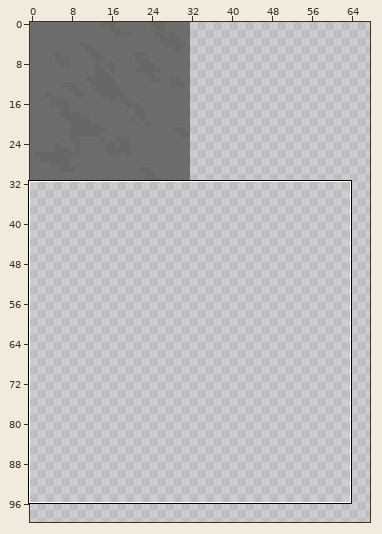
Two states of a sprite sheet, main/prop/tileset/factory/factory.png. Above, an overview of the earlier version with the close-up marked.
Close-up. The starting point:
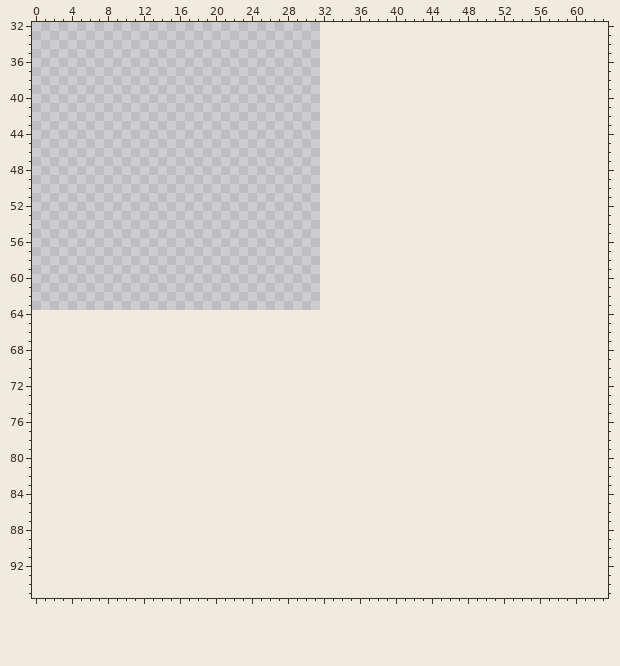
The file is 32x64 pixels. Colours within 5 levels of each other are drawn and written as one. Shown: x 0..63, y 32..95. The old version is drawn lined up with the new one, on the new canvas. The wide view leaves out empty margins.
The result:
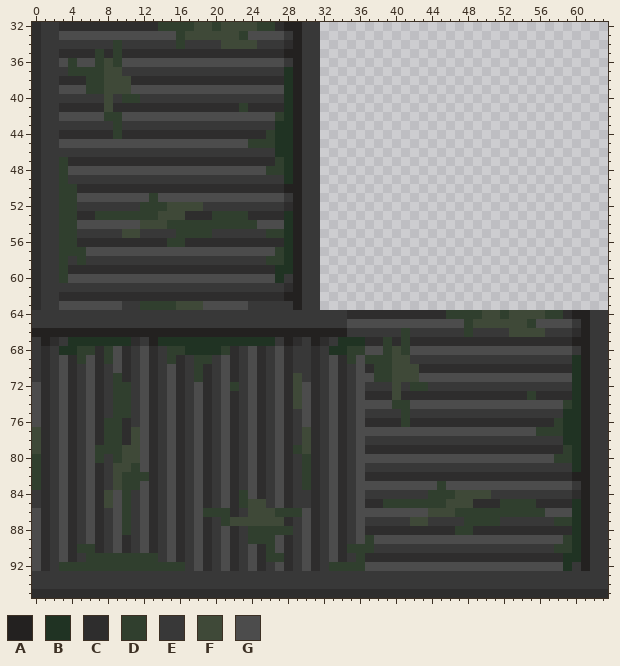
Palette (. is transparent): A #232120  B #203323  C #2e2d2d  D #303f2e  E #383838  F #3f4938  G #4c4c4c
What changed:
canvas 32x64 -> 128x128
y 32: x 0..31 ................................ -> CEECCCCCCCCCCCDDDDFFDFFFFDDCAAEE
y 33: x 0..31 ................................ -> CEEGGGGGGGGGGGGGDFFFFFFDGGGGEAEE
y 34: x 0..31 ................................ -> CEEEEEEEEDEEEEEEDEEEEFFFFEEECAEE
y 35: x 0..31 ................................ -> CEECCCCDCDCCCCCCCCCCCCCCCCCCAAEE
y 36: x 0..31 ................................ -> CEEGDGGDFDGGGGGGGGGGGGGGGGGGEAEE
y 37: x 0..31 ................................ -> CEEEDDDDFFEEEEEEEEEEEEEEEEEEBAEE
y 38: x 0..31 ................................ -> CEECCCDDFFFCCCCCCCCCCCCCCCCCBAEE
y 39: x 0..31 ................................ -> CEEGGGDDFFFGGGGGGGGGGGGGGGGGBAEE
y 40: x 0..31 ................................ -> CEEEEEEEFEDDEEEEEEEEEEEEEEEEBAEE
y 41: x 0..31 ................................ -> CEECCCCCFCCCCCCCCCCCCCCDCCCCBAEE
y 42: x 0..31 ................................ -> CEEGGGGGDDGGGGGGGGGGGGGGGGGDBAEE
y 43: x 0..31 ................................ -> CEEEEEEEEDEEEEEEEEEEEEEEEEEBBAEE
y 44: x 0..31 ................................ -> CEECCCCCCDCCCCCCCCCCCCCCCCDBBAEE
y 45: x 0..31 ................................ -> CEEGGGGGGGGGGGGGGGGGGGGGDDDBBAEE
y 46: x 0..31 ................................ -> CEEEEEEEEEEEEEEEEEEEEEEEEEEBBAEE
y 47: x 0..31 ................................ -> CEEDCCCCCCCCCCCCCCCCCCCCCCCDBAEE
y 48: x 0..31 ................................ -> CEEDGGGGGGGGGGGGGGGGGGGGGGDDBAEE
y 49: x 0..31 ................................ -> CEEDEEEEEEEEEEEEEEEEEEEEEEEEBAEE
y 50: x 0..31 ................................ -> CEEDDCCCCCCCCCCCCCCCCCCCCCCCAAEE
y 51: x 0..31 ................................ -> CEEDDGGGGGGGGDGGGGGGGGGGGGGGEAEE
y 52: x 0..31 ................................ -> CEEDDEEEEEEEDDDFFFFEEEEEEEEECAEE
y 53: x 0..31 ................................ -> CEEDDCCDDDDDDDFFFCCCDDDDCCCCBAEE
y 54: x 0..31 ................................ -> CEEDDGGGGGGGFFFDDDDDDDDDDGGGBAEE
y 55: x 0..31 ................................ -> CEEDDEEEEEFFEEEEDDDDEEEEEEDDBAEE
y 56: x 0..31 ................................ -> CEEDDCCCCCCCCCCDDCCCCCCCCCCCBAEE
y 57: x 0..31 ................................ -> CEEDDDGGGGGGGGGGGGGGGGGGGGGDBAEE
y 58: x 0..31 ................................ -> CEEDEDEEEEEEEEEEEEEEEEEEEEDDBAEE
y 59: x 0..31 ................................ -> CEEDCCCCCCCCCCCCCCCCCCCCCCCBBAEE
y 60: x 0..31 ................................ -> CEEDGGGGGGGGGGGGGGGGGGGGGGGBEAEE
y 61: x 0..31 ................................ -> CEEEEEEEEEEEEEEEEEEEEEEEEEEECAEE
y 62: x 0..31 ................................ -> CEECCCCCCCCCCCCCCCCCCCCCCCCCAAEE
y 63: x 0..31 ................................ -> CEEGGGGGGGEEDDDDFFFGGGGGEEEEEAEE
y 64: x 0..63 ................................................................ -> EEEEEEEEEEEEEEEEEEEEEEEEEEEEEEEEEEECCCCCCCCCCCDDDDFFDFFFFDDCAAEE
y 65: x 0..63 ................................................................ -> EEEEEEEEEEEEEEEEEEEEEEEEEEEEEEEEEEEGGGGGGGGGGGGGDFFFFFFDGGGGEAEE
y 66: x 0..63 ................................................................ -> AAAAAAAAAAAAAAAAAAAAAAAAAAAAAAAAAAAEEEEEEDEEEEEEDEEEEFFFFEEECAEE
y 67: x 0..63 ................................................................ -> EACEBBBBBBBCEABBBBBBBBBBBBBEACEACEBBBCCDCDCCCCCCCCCCCCCCCCCCAAEE
y 68: x 0..63 ................................................................ -> ECEBBDDCDGCEGCEDDBBBBDCEGCEGCEECEBBDDGGDFDGGGGGGGGGGGGGGGGGGEAEE
y 69: x 0..63 ................................................................ -> ECEGCDGCDGCEGCEDCEDDEGCEGCEGCEECEGCDGDDDFFEEEEEEEEEEEEEEEEEEBAEE
y 70: x 0..63 ................................................................ -> ECEGCEGCEGCEGCEGCEDCEGCEGCEGCEECEGCEGCDDFFFCCCCCCCCCCCCCCCCCBAEE
y 71: x 0..63 ................................................................ -> ECEGCEGCEDCEGCEGCEDCEGCEGCEGCFECEGCEGGDDFFFGGGGGGGGGGGGGGGGGBAEE
y 72: x 0..63 ................................................................ -> GCEGCEGCEDDEGCEGCEGCEGDEGCEGCFGCEGCEGEEEFEDDEEEEEEEEEEEEEEEEBAEE
y 73: x 0..63 ................................................................ -> GCEGCEGCEDDEGCEGCEGCEGCEGCEGCFGCEGCEGCCCFCCCCCCCCCCCCCCDCCCCBAEE
y 74: x 0..63 ................................................................ -> GCEGCEGCEDDEGCEGCEGCEGCEGCEGCFGCEGCEGGGGDDGGGGGGGGGGGGGGGGGDBAEE
y 75: x 0..63 ................................................................ -> GCEGCEGCEDDEGCEGCEGCEGCEGCEGCEGCEGCEGEEEEDEEEEEEEEEEEEEEEEEBBAEE
y 76: x 0..63 ................................................................ -> GCEGCEGCDDCEGCEGCEGCEGCEGCEGCEGCEGCEGCCCCDCCCCCCCCCCCCCCCCDBBAEE
y 77: x 0..63 ................................................................ -> FCEGCEGCDDCFGCEGCEGCEGCEGCEGCEFCEGCEGGGGGGGGGGGGGGGGGGGGDDDBBAEE
y 78: x 0..63 ................................................................ -> FCEGCEGCDDCFGCEGCEGCEGCEGCEGCEFCEGCEGEEEEEEEEEEEEEEEEEEEEEEBBAEE
y 79: x 0..63 ................................................................ -> FCEGCEGDDDFFGCEGCEGCEGCEGCEGCDFCEGCEGCCCCCCCCCCCCCCCCCCCCCCDBAEE
y 80: x 0..63 ................................................................ -> DCEGCEGDEDFFGCEGCEGCEGCEGCEGCEDCEGCEGGGGGGGGGGGGGGGGGGGGGGDDBAEE
y 81: x 0..63 ................................................................ -> DCEGCEGCEFFDGCEGCEGCEGCEGCEGCEDCEGCEGEEEEEEEEEEEEEEEEEEEEEEEBAEE
y 82: x 0..63 ................................................................ -> DCEGCEGCEFDDDCEGCEGCEGCEGCEGCEDCEGCEGCCCCCCCCCCCCCCCCCCCCCCCAAEE
y 83: x 0..63 ................................................................ -> DCEGCEGCEFDDGCEGCEGCEGCEGCEGCEDCEGCEGGGGGGGGGDGGGGGGGGGGGGGGEAEE
y 84: x 0..63 ................................................................ -> ECEGCEGCFGDEGCEGCEGCEGCDGCEGCEECEGCEGEEEEEEEDDDFFFFEEEEEEEEECAEE
y 85: x 0..63 ................................................................ -> ECEGCEGCFGDEGCEGCEGCEGCDFFEGCEECEGCEGCCDDDDDDDFFFCCCDDDDCCCCBAEE
y 86: x 0..63 ................................................................ -> GCEGCEGCEGDEGCEGCEGDDDCEFFFDDDGCEGCEGGGGGGGGFFFDDDDDDDDDDGGGBAEE
y 87: x 0..63 ................................................................ -> GCEGCEGCEGDEGCEGCEGCEDFFFFFFCEGCEGCEGEEEEEFFEEEEDDDDEEEEEEDDBAEE
y 88: x 0..63 ................................................................ -> GCEGCEGCEGDEGCEGCEGCEGCEDDDDDEGCEGCEGCCCCCCCCCCDDCCCCCCCCCCCBAEE
y 89: x 0..63 ................................................................ -> GCEGCEGCEGCEGCEGCEGCEGCEDDDGCEGCEGCEGDGGGGGGGGGGGGGGGGGGGGGDBAEE
y 90: x 0..63 ................................................................ -> GCEGCDDCEGCEGCEGCEGCEGCEGCDGCEGCEGCDDDEEEEEEEEEEEEEEEEEEEEDDBAEE
y 91: x 0..63 ................................................................ -> GCEGCEDDDDDDDDEGCEGCEGCEGCDDCEGCEGCEDCCCCCCCCCCCCCCCCCCCCCCBBAEE
y 92: x 0..63 ................................................................ -> GCEDDDDDDDDDDDDDDEGCEGCEGCEGCEGCEDDDDGGGGGGGGGGGGGGGGGGGGGGBEAEE
y 93..94: x 0..63 ................................................................ -> EEEEEEEEEEEEEEEEEEEEEEEEEEEEEEEEEEEEEEEEEEEEEEEEEEEEEEEEEEEEEEEE
y 95: x 0..63 ................................................................ -> CCCCCCCCCCCCCCCCCCCCCCCCCCCCCCCCCCCCCCCCCCCCCCCCCCCCCCCCCCCCCCCC
